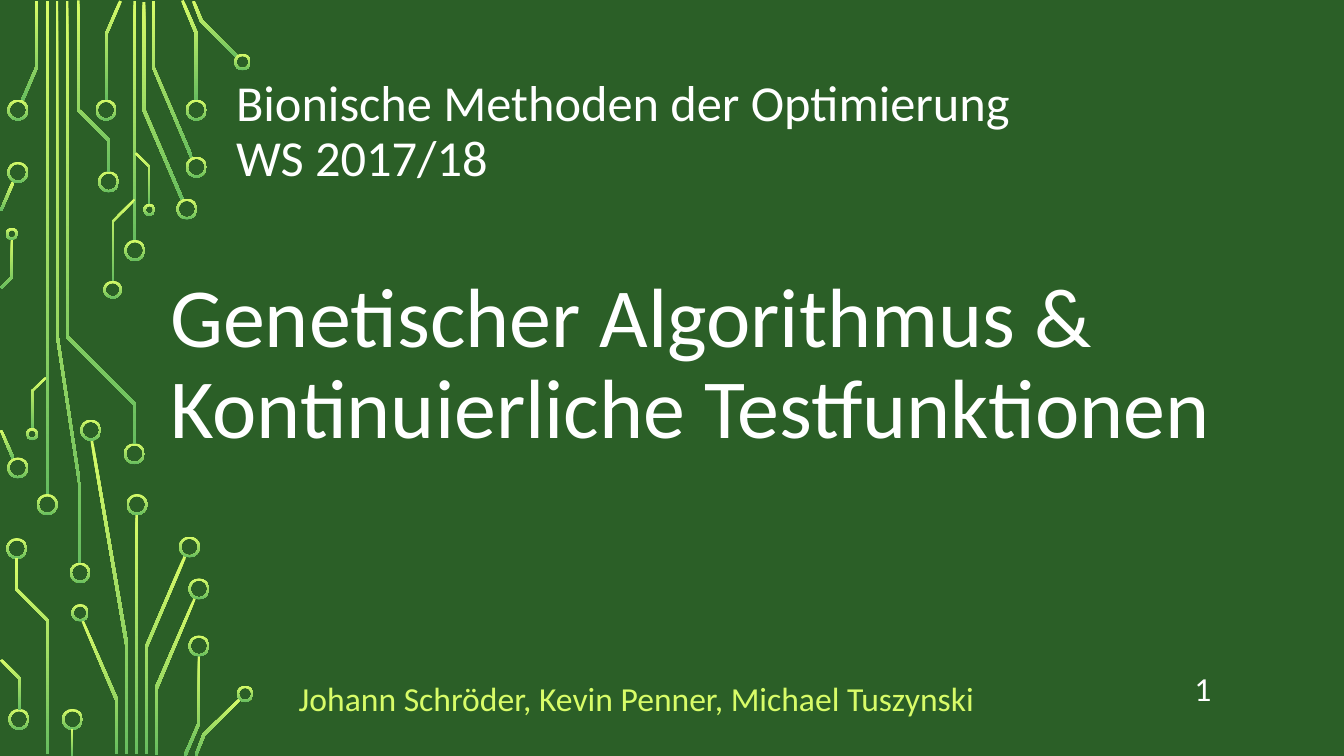
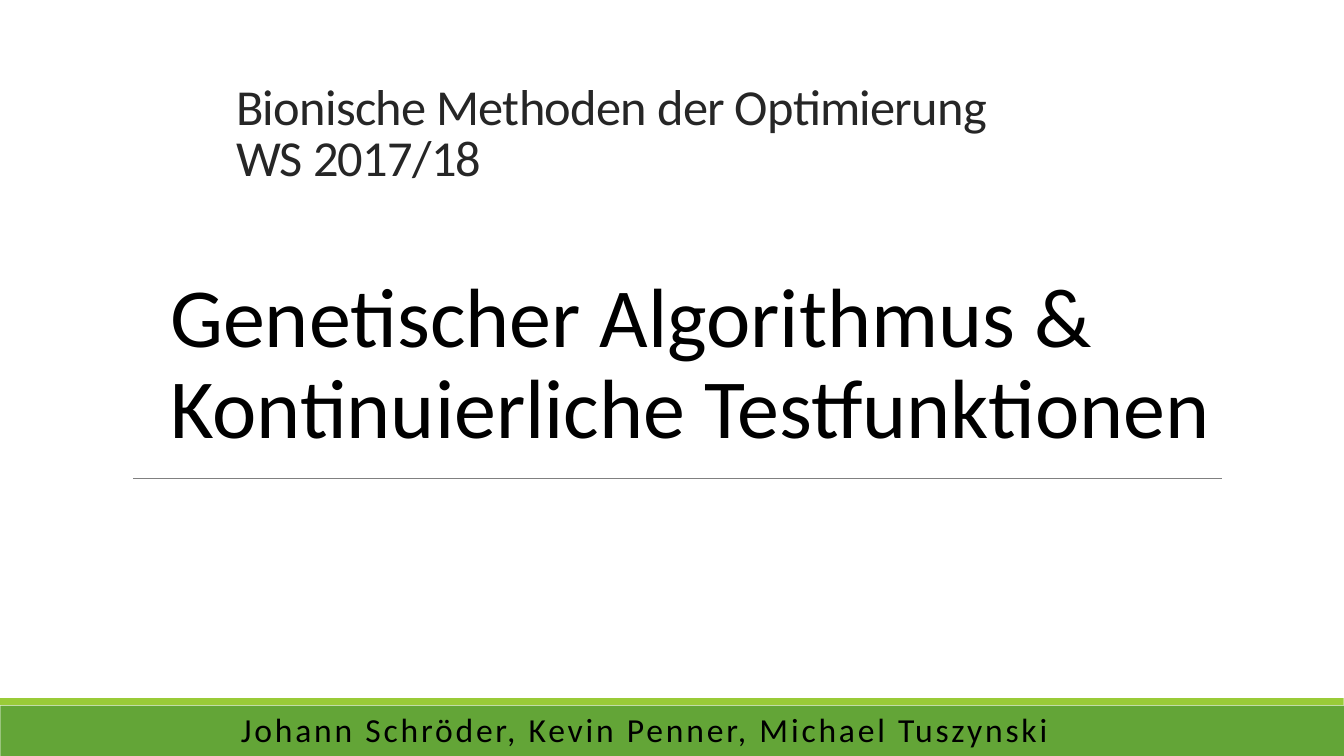
Before and after one commit to jschroeder89/genetic_algorithm, a slide deck: slide 1 of Präsentation/BMO_Genetischer_Algorithmus_JKM.pptx. Drawn at 1344x756 pixels with LibreOffice and Linux fonts; fonts in the diff are those of the drawing; background and template pictures are left out. Boxes give left, top, right and bottom in pixels: in the first picture for what was removed or moved away, otherwise in the second. Text is boxed around its words. In the diff, an @@ line names an element or a change of style, - is before the commit and + after.

```diff
--- a/Präsentation/BMO_Genetischer_Algorithmus_JKM.pptx
+++ b/Präsentation/BMO_Genetischer_Algorithmus_JKM.pptx
@@ background picture (left out) to #FFFFFF @@
@@ title "Bionische Methoden der Optimierung WS ..." at (x1=236, y1=90, x2=987, y2=178): text colour #FFFFFF to #262626, letter spacing 0 to -0.5 pt; line spacing 0.9 to 0.85 @@
@@ text "Genetischer Algorithmus & Kontinuierliche Testfunktionen" at (x1=170, y1=288, x2=1210, y2=439): text colour #FFFFFF to #000000 @@
@@ line added from (133, 479) to (1222, 479), #808080 0.5 pt @@
@@ group removed at (x1=0, y1=0, x2=254, y2=756): 50 freeform shapes, 4 rectangles @@
@@ page number removed at (x1=1194, y1=679, x2=1211, y2=701) @@
-1
@@ rectangle added at (x1=0, y1=706, x2=1344, y2=756), fill #63A537 @@
@@ rectangle added at (x1=0, y1=699, x2=1344, y2=706), fill #99CB38 @@
@@ subtitle "Johann Schröder, Kevin Penner, Michael ..." moved from (x1=299, y1=687, x2=974, y2=717) to (x1=241, y1=718, x2=1047, y2=748) @@
@@ subtitle "Johann Schröder, Kevin Penner, Michael ..." at (x1=241, y1=718, x2=1047, y2=748): text colour #D8FC68 to #000000, letter spacing 0 to 2 pt; alignment left to centre; line spacing 1.2 to 0.9; more space between paragraphs @@
```
Also in this commit, not shown: 10 other slides changed, 8 slides added, 6 slides removed, 2 other files.
